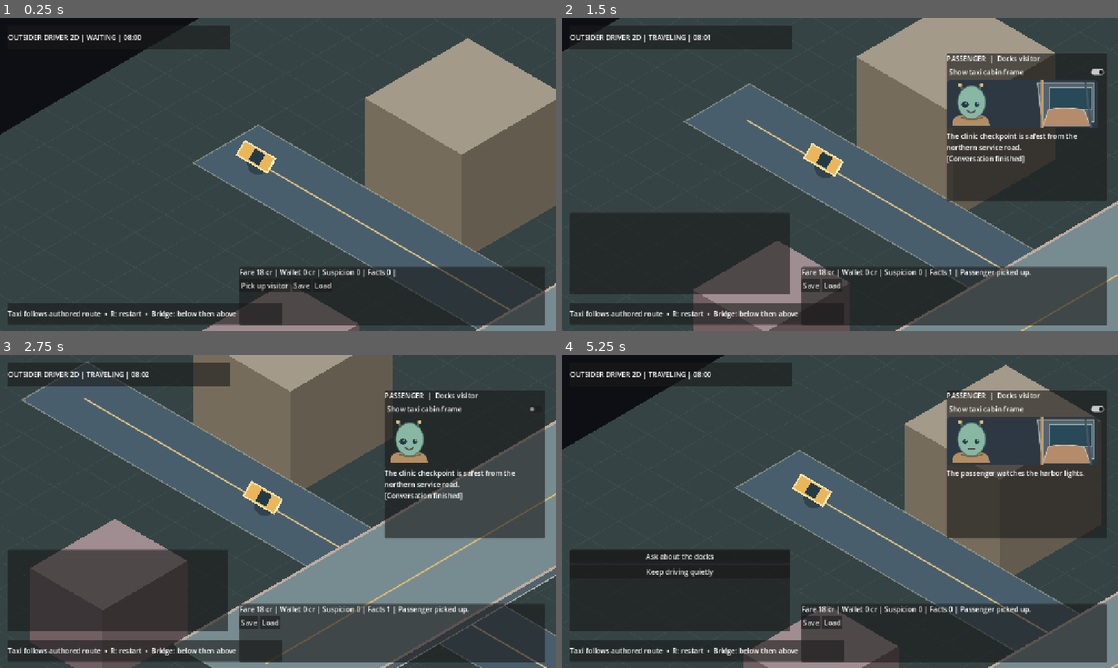
Above: before the commit, frames 1-4 (two rows, left to right).
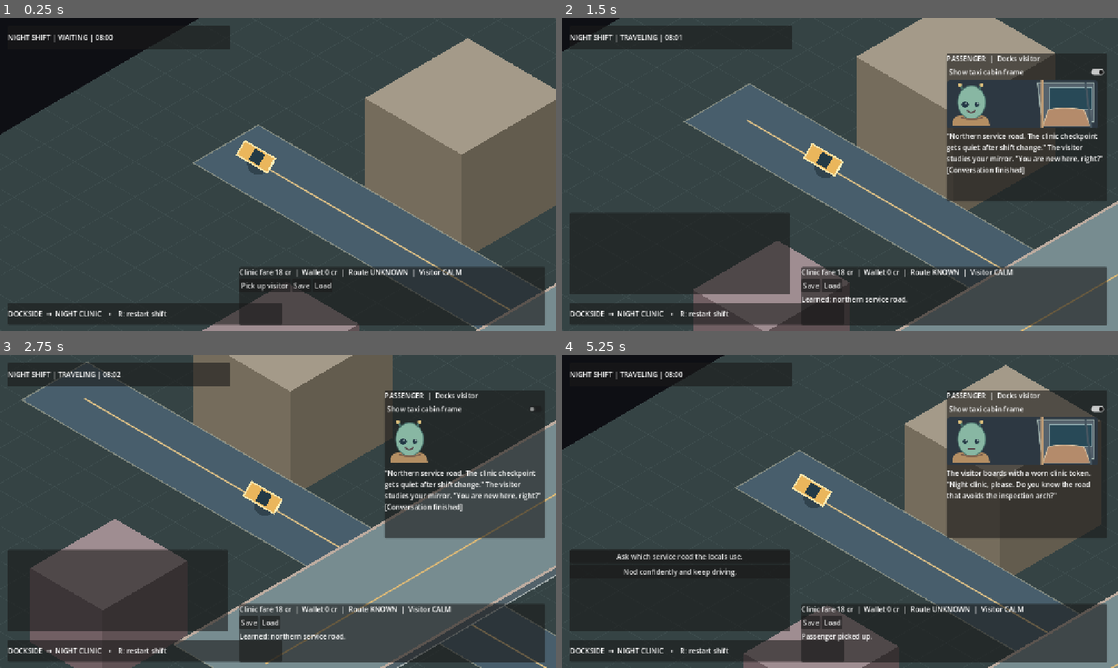
Above: after the commit, the same moments.

Repository: MohamedXIV/outsider-driver-2d
Game: Godot game, scene res://scenes/main.tscn
Same seed, same stepped clock (60 frames per second), same inputs: the game is played once before the commit and once after it.
Inputs (mouse positions are in pixels of both pictures, inside the frame that each line leads up to):
- Up to frame 1 (0.25 s): no input
- Up to frame 2 (1.5 s): click "Pick up visitor" at 0.5 s; click (678, 218) at 1.25 s, where only the run before the commit has a clickable "Ask about the docks"
- Up to frame 3 (2.75 s): click "Show taxi cabin frame" at 2 s
- Up to frame 4 (5.25 s): click "Show taxi cabin frame" at 2.75 s; click "Show taxi cabin frame" at 3.5 s; tap Enter at 4.25 s; tap R at 4.35 s; click "Pick up visitor" at 5 s

The runs differ from the first frame. In frame 1, 1.3% of the frame differs, in the area x 1-83%, y 5-96%; in frame 2, 2.7%; in frame 3, 2.6%; in frame 4, 2.8%, in the area x 1-95%, y 5-96%.

Commit message:
P1.4: authored clinic passenger and readable night-shift UI
* feat(p1): make first ride socially consequential and declutter shift HUD

* ci(p1): reuse focused Web/Desktop gate for P1 follow-up branches

* fix(p1): preserve pickup controls while separating shift status from notices

* docs(p1): record narrative/readability follow-up and Web evidence

Diff:
--- a/scenes/main.tscn
+++ b/scenes/main.tscn
@@ -35,7 +35,7 @@
 
 [node name="HintLabel" type="Label" parent="HUD/HintPanel"]
 layout_mode = 2
-text = "Taxi follows authored route  •  R: restart  •  Bridge: below then above"
+text = "DOCKSIDE  →  NIGHT CLINIC    •    R: restart shift"
 
 [node name="PassengerPanel" type="PanelContainer" parent="HUD"]
 offset_left = 885.0
@@ -122,3 +122,7 @@
 [node name="Load" type="Button" parent="HUD/RideBar/RideContent/Actions"]
 layout_mode = 2
 text = "Load"
+
+[node name="Notice" type="Label" parent="HUD/RideBar/RideContent"]
+layout_mode = 2
+text = ""
--- a/scripts/main.gd
+++ b/scripts/main.gd
@@ -10,6 +10,7 @@
 @onready var _portrait: PassengerPresenter = $HUD/PassengerPanel/PassengerBody/AvatarCanvas
 @onready var _frame_toggle: CheckButton = $HUD/PassengerPanel/PassengerBody/FrameToggle
 @onready var _ride_state: Label = $HUD/RideBar/RideContent/RideState
+@onready var _notice_label: Label = $HUD/RideBar/RideContent/Notice
 @onready var _pickup_button: Button = $HUD/RideBar/RideContent/Actions/Pickup
 @onready var _arrival_button: Button = $HUD/RideBar/RideContent/Actions/Arrived
 @onready var _save_button: Button = $HUD/RideBar/RideContent/Actions/Save
@@ -114,8 +115,10 @@
 	_show_ink(result)
 	if result["tags"].has("fact:docks-route"):
 		_portrait.set_expression("curious")
+		_notice = "Learned: northern service road."
 	elif result["tags"].has("suspicion:1"):
 		_portrait.set_expression("uneasy")
+		_notice = "The visitor watches your dashboard closely."
 	if choosing_arrival and result["tags"].has("arrival:complete") and _session.drop_off():
 		_notice = "Passenger dropped off. Fare settled."
 		_on_save()
@@ -174,13 +177,15 @@
 			or _session.phase == GameSession.RidePhase.ARRIVED
 	var status_text: String = ["WAITING", "TRAVELING", "ARRIVED", "COMPLETED"][int(_session.phase)]
 	var minute_of_day: int = int(_session.world_minutes) % 1440
-	_status.text = "OUTSIDER DRIVER 2D | %s | %02d:%02d" % [
+	_status.text = "NIGHT SHIFT | %s | %02d:%02d" % [
 		status_text, minute_of_day / 60, minute_of_day % 60
 	]
-	_ride_state.text = "Fare %d cr | Wallet %d cr | Suspicion %d | Facts %d | %s" % [
-		GameSession.FARE_CREDITS, _session.credits, _session.suspicion,
-		_session.known_facts.size(), _notice
+	var route_hint: String = "KNOWN" if _session.known_facts.has("docks-route") else "UNKNOWN"
+	var passenger_hint: String = "WATCHFUL" if _session.suspicion > 0 else "CALM"
+	_ride_state.text = "Clinic fare %d cr  |  Wallet %d cr  |  Route %s  |  Visitor %s" % [
+		GameSession.FARE_CREDITS, _session.credits, route_hint, passenger_hint
 	]
+	_notice_label.text = _notice
 	if OS.has_feature("web"):
 		var phase_name: String = status_text.to_lower()
 		var web_state: String = "Object.assign(document.documentElement.dataset,{ridePhase:'%s',rideCredits:'%d',rideSuspicion:'%d',rideFacts:'%d',rideClock:'%.3f',passengerVisible:'%s',choiceVisible:'%s',choiceCount:'%d',arrivalOffer:'%s'})" % [
--- a/stories/p1_probe.ink.json
+++ b/stories/p1_probe.ink.json
@@ -1 +1 @@
-{"inkVersion":21,"root":[["^The passenger watches the harbor lights.","\n","ev","str","^Ask about the docks","/str","/ev",{"*":"0.c-0","flg":20},"ev","str","^Keep driving quietly","/str","/ev",{"*":"0.c-1","flg":20},{"c-0":["\n","#","^fact:docks-route","/#","^The clinic checkpoint is safest from the northern service road.","\n","end",{"->":"0.g-0"},{"#f":5}],"c-1":["\n","#","^suspicion:1","/#","^Quiet driver. I like that.","\n","end",{"->":"0.g-0"},{"#f":5}],"g …(544 unchanged characters)…
+{"inkVersion":21,"root":[["^The visitor boards with a worn clinic token. \"Night clinic, please. Do you know the road that avoids the inspection arch?\"","\n","ev","str","^Ask which service road the locals use.","/str","/ev",{"*":"0.c-0","flg":20},"ev","str","^Nod confidently and keep driving.","/str","/ev",{"*":"0.c-1","flg":20},{"c-0":["\n","#","^fact:docks-route","/#","^\"Northern service road. The clinic checkpoint gets quiet after shift change.\" The visitor studies your mirror. \"You are new here, right?\"","\n","end",{"->":"0.g-0"},{"#f":5}],"c-1":["\n","#","^suspicion:1","/#","^\"Quiet driver.\" The visitor studies your empty dashboard. \"I hope you know where you are going.\"","\n","end",{"->":"0.g-0"},{"#f":5}],"g …(544 unchanged characters)…
--- a/tests/test_ink.gd
+++ b/tests/test_ink.gd
@@ -11,7 +11,7 @@
 	var bridge: InkBridge = InkBridge.new()
 	assert(bridge.open_compiled(json_text, self))
 	var opening: Dictionary = bridge.advance()
-	assert(str(opening.text).contains("harbor lights"), "Story did not run.")
+	assert(str(opening.text).contains("clinic token"), "Story did not run.")
 	assert(opening.choices.size() == 2, "Expected two authored Ink choices.")
 	var resume_snapshot: Dictionary = bridge.snapshot()
 	var resume: InkBridge = InkBridge.new()
Not shown, changed: stories/p1_probe.ink
Not shown, changed: .github/workflows/p1-ink.yml
Not shown, changed: docs/P1_RIDE.md
